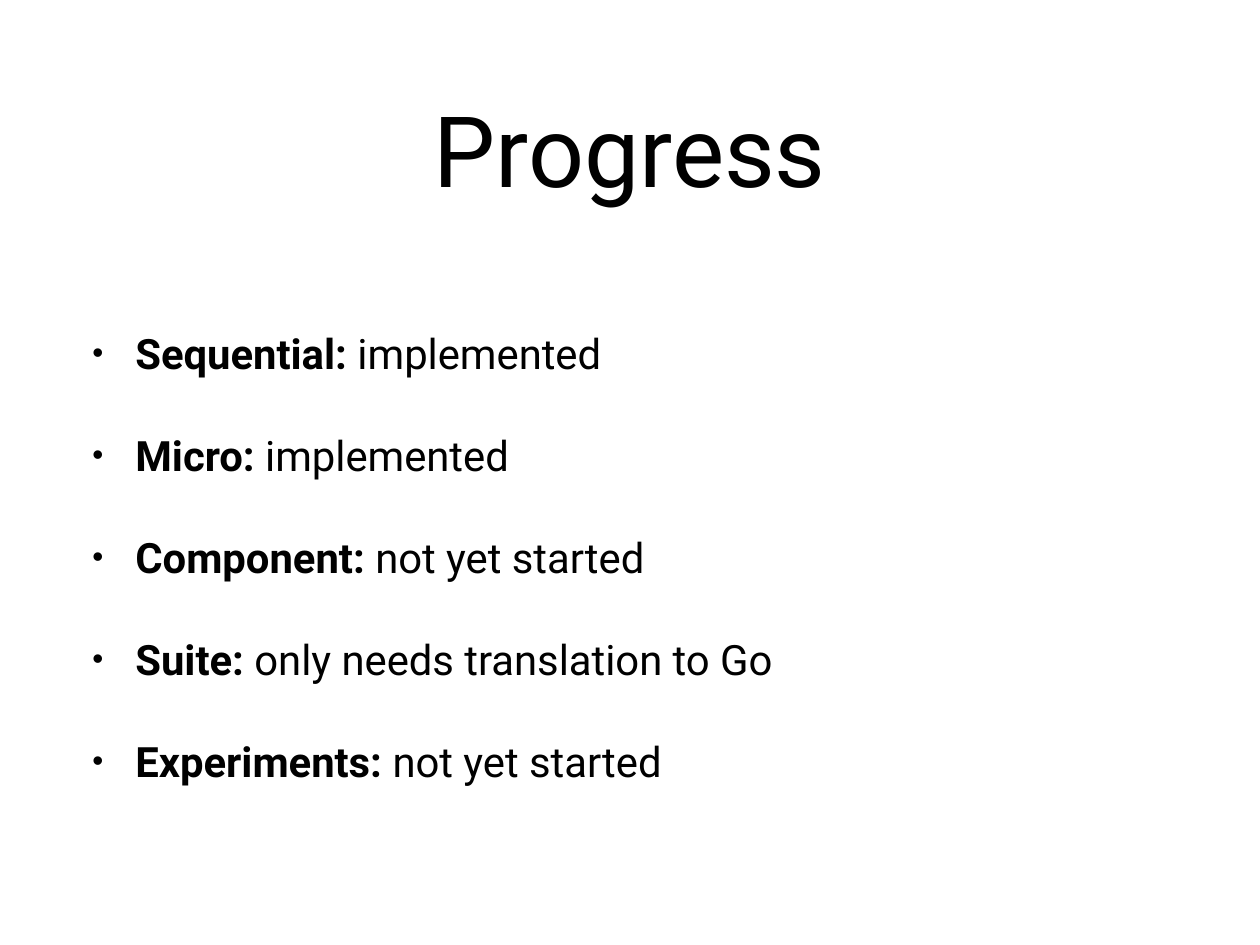
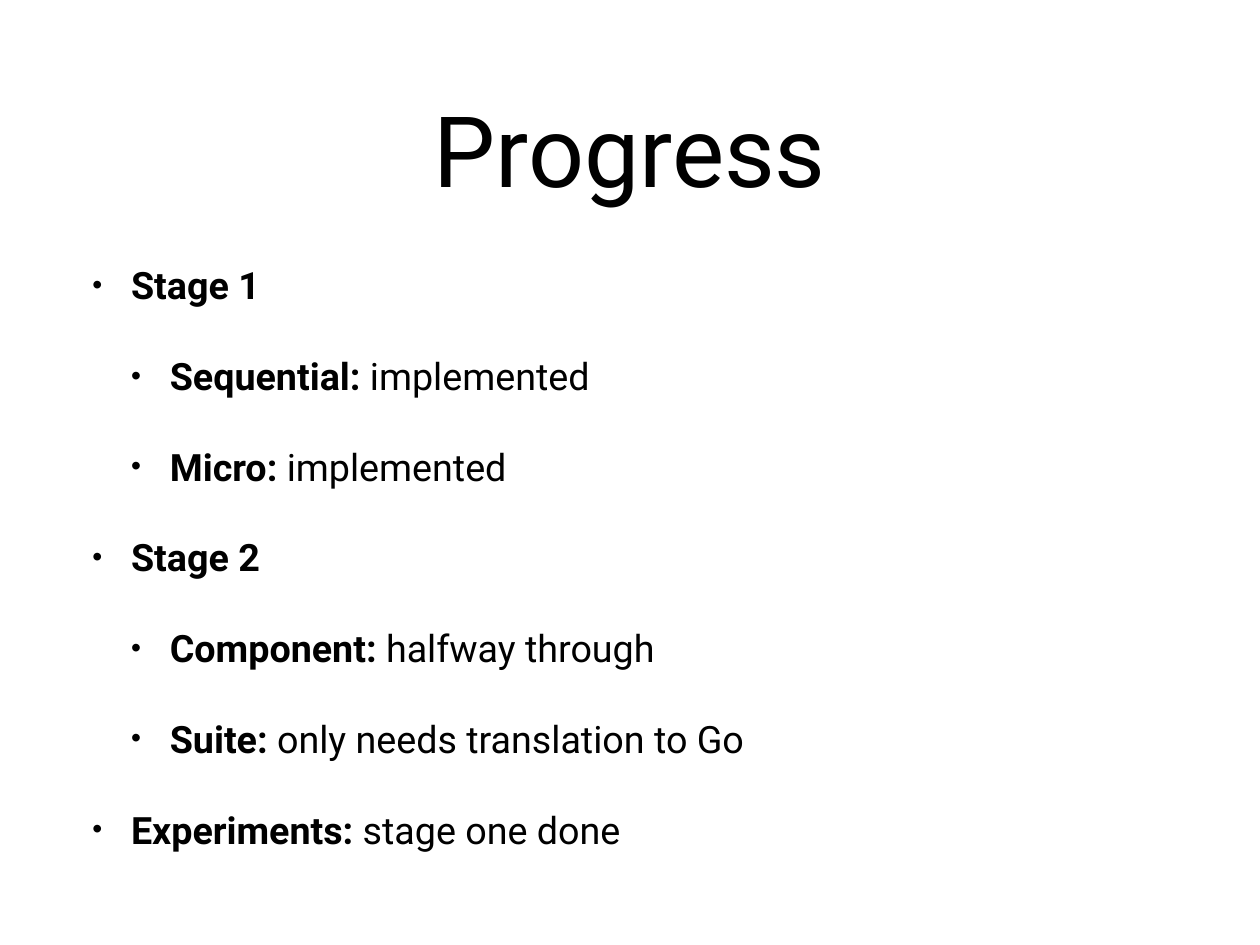
Before and after one commit to simpajj/go-parallel-benchmarks, a slide deck: slide 4 of presentation/presentation.pptx. Drawn at 1260x945 pixels with LibreOffice and Linux fonts; fonts in the diff are those of the drawing. Boxes give left, top, right and bottom in pixels: in the first picture for what was removed or moved away, otherwise in the second. Text is boxed around its words. In the diff, an @@ line names an element or a change of style, - is before the commit and + after.

```diff
--- a/presentation/presentation.pptx
+++ b/presentation/presentation.pptx
@@ text at bbox=[131, 272, 260, 307]: paragraph added @@
+• Stage 1
@@ text at bbox=[170, 361, 744, 761]: size 34 to 30.6 pt in "Sequential: implemented", "Micro: implemented", "Suite: only needs translation to Go"; list level 1 to 2 in "Sequential: implemented"; list level 1 to 2 in "Micro: implemented"; list level 1 to 2 in "Suite: only needs translation to ..." @@
@@ text at bbox=[131, 544, 655, 670]: text changed; size 34 to 30.6 pt; bold on @@
-• Component: not yet started
+• Stage 2
+  • Component: halfway through
@@ text at bbox=[131, 815, 620, 852]: text changed; size 34 to 30.6 pt; bold on @@
-• Experiments: not yet started
+• Experiments: stage one done
```
Also in this commit, not shown: 1 other slide changed, 1 slide removed, 9 other files.
